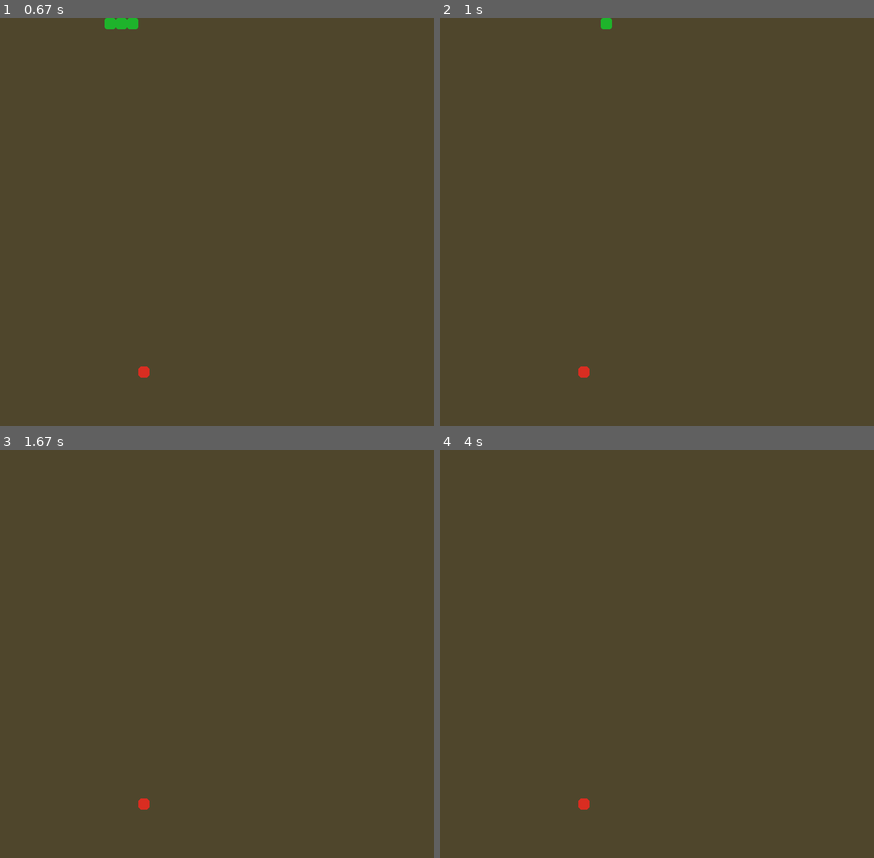
Above: before the commit, frames 1-4 (two rows, left to right).
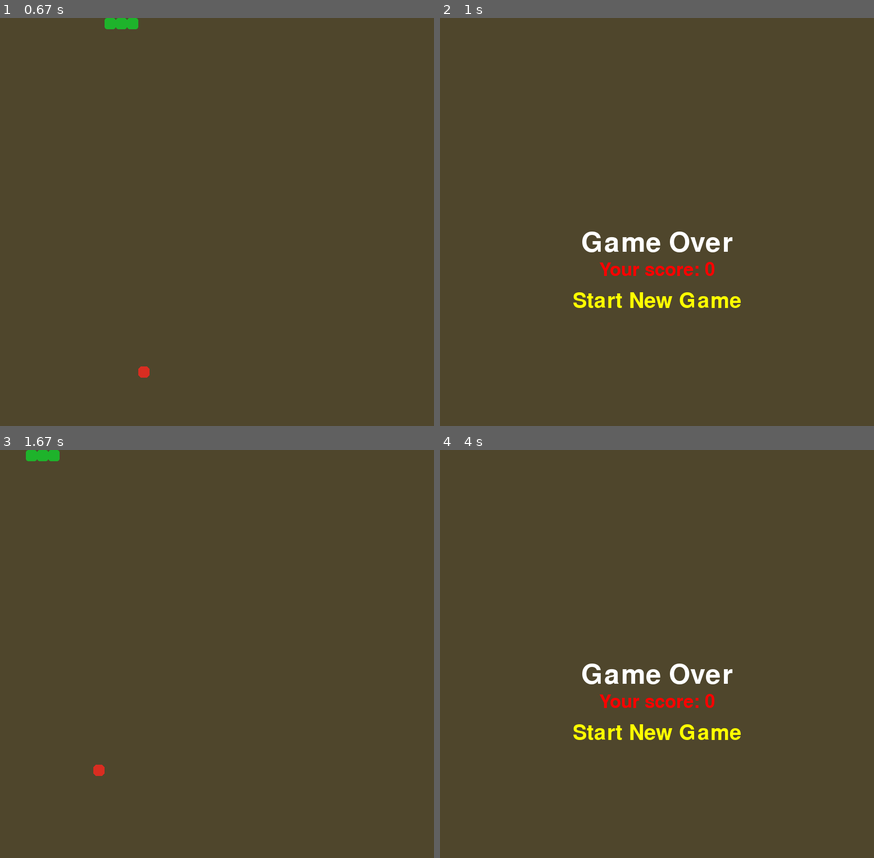
Above: after the commit, the same moments.

Repository: dyatskovskiy/snake-pygame
Game: pygame game, started from main.py
Same seed, same stepped clock (60 frames per second), same inputs: the game is played once before the commit and once after it.
Inputs (mouse positions are in pixels of both pictures, inside the frame that each line leads up to):
- Up to frame 1 (0.67 s): hold Right from 0.33 s (still down)
- Up to frame 2 (1 s): release Right at 0.8 s; hold Up from 0.83 s (still down)
- Up to frame 3 (1.67 s): release Up at 1.3 s; click (217, 731) at 1.43 s, where only the run after the commit has a clickable "Start New Game"
- Up to frame 4 (4 s): hold Down 2.73-3.03 s; hold Left 3.07-3.47 s; hold Up 3.5-3.87 s

Frame 1 is identical in both runs. In frame 2, 1.9% of the frame differs, in the area x 30-70%, y 0-89%; in frame 3, 0.3%; in frame 4, 1.8%.

Commit message:
feat(game): add game over screen and collision detection
- Added wall and self collision detection functions
- Implemented game over screen with score display
- Added start new game button and functionality
- Renamed styles.py to color_palette.py for better naming

Diff:
--- a/main.py
+++ b/main.py
@@ -4,7 +4,7 @@
 
 import pygame
 
-import styles
+import color_palette
 
 Point = namedtuple('Point', ['x', 'y'])
 Size = namedtuple('Size', ['width', 'height'])
@@ -32,6 +32,7 @@
 screen = pygame.display.set_mode(screen_size)
 clock = pygame.time.Clock()
 
+FONT_SIZE = 24
 CELL_SIZE = 20
 GRID_WIDTH: int = screen_size.width // CELL_SIZE
 GRID_HEIGHT: int = screen_size.height // CELL_SIZE
@@ -39,6 +40,26 @@
 
 def is_food_collision(head: Point, food: Point):
     return head == food
+
+
+def is_wall_collision(head: Point, field_w: int, field_h: int):
+    # horizontal collision
+    if head.x < 0 or head.x >= field_w:
+        return True
+    # vertical collision
+    if head.y < 0 or head.y >= field_h:
+        return True
+
+    return False
+
+
+def is_self_collision(snake: list[Point]):
+    head = snake[0]
+    body = snake[1:]
+
+    if head in body:
+        return True
+    return False
 
 
 def place_food(snake: list[Point]):
@@ -80,6 +101,46 @@
     return True
 
 
+def draw_game_over_screen(score: int):
+    game_over_font = pygame.font.Font(None, 72)
+    game_over_surf = game_over_font.render('Game Over', True, 'White')
+    game_over_rect = game_over_surf.get_rect()
+    game_over_rect.top = screen_size.height // 2 - game_over_rect.height // 2
+    game_over_rect.left = screen_size.width // 2 - game_over_rect.width // 2
+    score_font = pygame.font.Font(None, 48)
+    score_surf = score_font.render(f'Your score: {str(score)}', True, 'Red')
+    score_rect = score_surf.get_rect()
+    score_rect.top = screen_size.height // 2 - score_rect.height // 2 + 48
+    score_rect.left = screen_size.width // 2 - score_rect.width // 2
+    screen.blit(game_over_surf, game_over_rect)
+    screen.blit(score_surf, score_rect)
+
+
+def draw_start_new_game_btn() -> pygame.Rect:
+    font = pygame.font.Font(None, 56)
+    start_game_surf = font.render('Start New Game', True, 'Yellow')
+    start_game_rect = start_game_surf.get_rect()
+    start_game_rect.top = screen_size.height // 2 - start_game_rect.height // 2 + 48 + 56
+    start_game_rect.left = screen_size.width // 2 - start_game_rect.width // 2
+    screen.blit(start_game_surf, start_game_rect)
+
+    return start_game_rect
+
+
+def start_new_game():
+    score = 0
+    snake = [
+        Point(2, 0),
+        Point(1, 0),
+        Point(0, 0)
+    ]
+    food = place_food(snake)
+    current_direction = Direction.RIGHT
+
+    game_over = False
+    return score, snake, food, current_direction, game_over
+
+
 def main():
     score = 0
     snake = [
@@ -90,6 +151,8 @@
     food = place_food(snake)
     current_direction = Direction.RIGHT
 
+    game_over = False
+    start_game_btn = None
     running = True
 
     while running:
@@ -98,7 +161,12 @@
             if event.type == pygame.QUIT:
                 running = False
 
-            if event.type == pygame.KEYDOWN:
+            if event.type == pygame.MOUSEBUTTONDOWN and game_over:
+                if start_game_btn.collidepoint(event.pos):
+                    score, snake, food, current_direction, game_over = start_new_game()
+                    break
+
+            if not game_over and event.type == pygame.KEYDOWN:
                 new_direction: Direction | None = KEY_TO_DIRECTION.get(event.key)
 
                 if new_direction is not None and is_allowed(current_direction, new_direction):
@@ -108,22 +176,31 @@
         new_snake = move_snake(snake, current_direction)
         grow = is_food_collision(new_snake[0], food)
 
-        if grow:
-            score += 1
-            food = place_food(new_snake)
+        if not game_over:
+            if grow:
+                score += 1
+                food = place_food(new_snake)
+            else:
+                new_snake.pop()
+            snake = new_snake
+
+        wall_hit = is_wall_collision(snake[0], GRID_WIDTH, GRID_HEIGHT)
+        self_hit = is_self_collision(snake)
+        game_over = wall_hit or self_hit
+
+        # draw
+        screen.fill(color_palette.BG_COLOR)
+
+        if game_over:
+            draw_game_over_screen(score)
+            start_game_btn = draw_start_new_game_btn()
         else:
-            new_snake.pop()
-        snake = new_snake
-
-        # draw
-        screen.fill(styles.BG_COLOR)
-
-        food_rect = pygame.Rect([point * CELL_SIZE for point in food], (CELL_SIZE, CELL_SIZE))
-        pygame.draw.rect(screen, styles.FOOD_COLOR, food_rect, border_radius=6)
-
-        for seg in snake:
-            seg_rect = pygame.Rect([point * CELL_SIZE for point in seg], (CELL_SIZE, CELL_SIZE))
-            pygame.draw.rect(screen, styles.SNAKE_COLOR, seg_rect, border_radius=4)
+            food_rect = pygame.Rect([point * CELL_SIZE for point in food], (CELL_SIZE, CELL_SIZE))
+            pygame.draw.rect(screen, color_palette.FOOD_COLOR, food_rect, border_radius=6)
+
+            for seg in snake:
+                seg_rect = pygame.Rect([point * CELL_SIZE for point in seg], (CELL_SIZE, CELL_SIZE))
+                pygame.draw.rect(screen, color_palette.SNAKE_COLOR, seg_rect, border_radius=4)
 
         pygame.display.flip()
 
Renamed: styles.py -> color_palette.py
